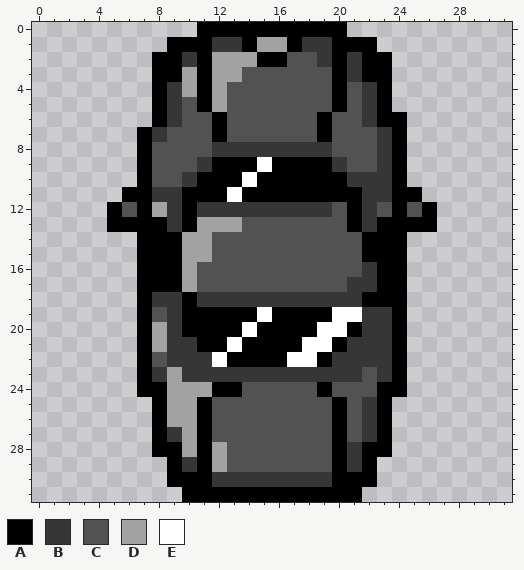
One commit to this pixel-art sprite: Assets/Art/Props/06AboveAverage/Prop_06AboveAverage_Car.png. Above, as it was before the edit.
The file is 32x32 pixels. Colours within 5 levels of each other are drawn and written as one.
Palette (. is transparent): A #000000  B #363636  C #525252  D #a2a2a2  E #ffffff
The same view after the edit:
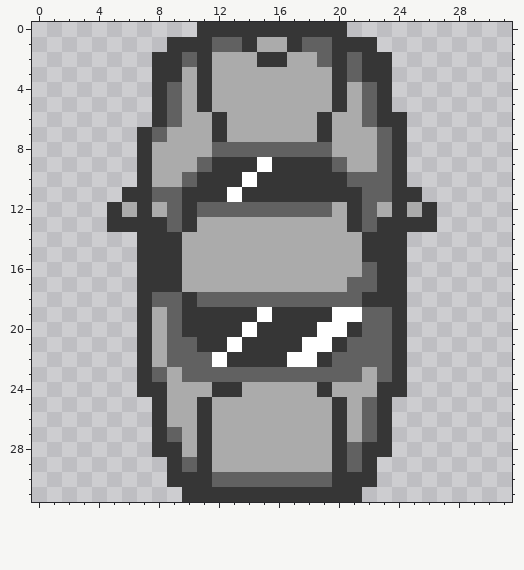
From old to new:
Colour A changes from #000000 to #363636.
Colour B changes from #363636 to #616161.
Colour C changes from #525252 to #ababab.
Colour C replaces colour D in row 1 at x 15 to 16; in row 2 at x 12 to 14; in row 3 at x 10 and 12 to 13; in row 4 at x 10 and 12; in row 5 at x 12; in row 12 at x 8.
Colour C replaces colour D in row 13 at x 11 to 13; in rows 14 to 15 at x 10 to 11; in rows 16 to 17 at x 10; in rows 20 to 21 at x 8; in row 23 at x 9; in row 24 at x 9 to 11.
Colour C replaces colour D in rows 25 to 26 at x 9 to 10; in row 27 at x 10; in row 28 at x 10 and 12; in row 29 at x 12.
Changed places in both pictures, as pixel boxes (x1, y1, x2, y2):
changed: (107, 22, 437, 502)
